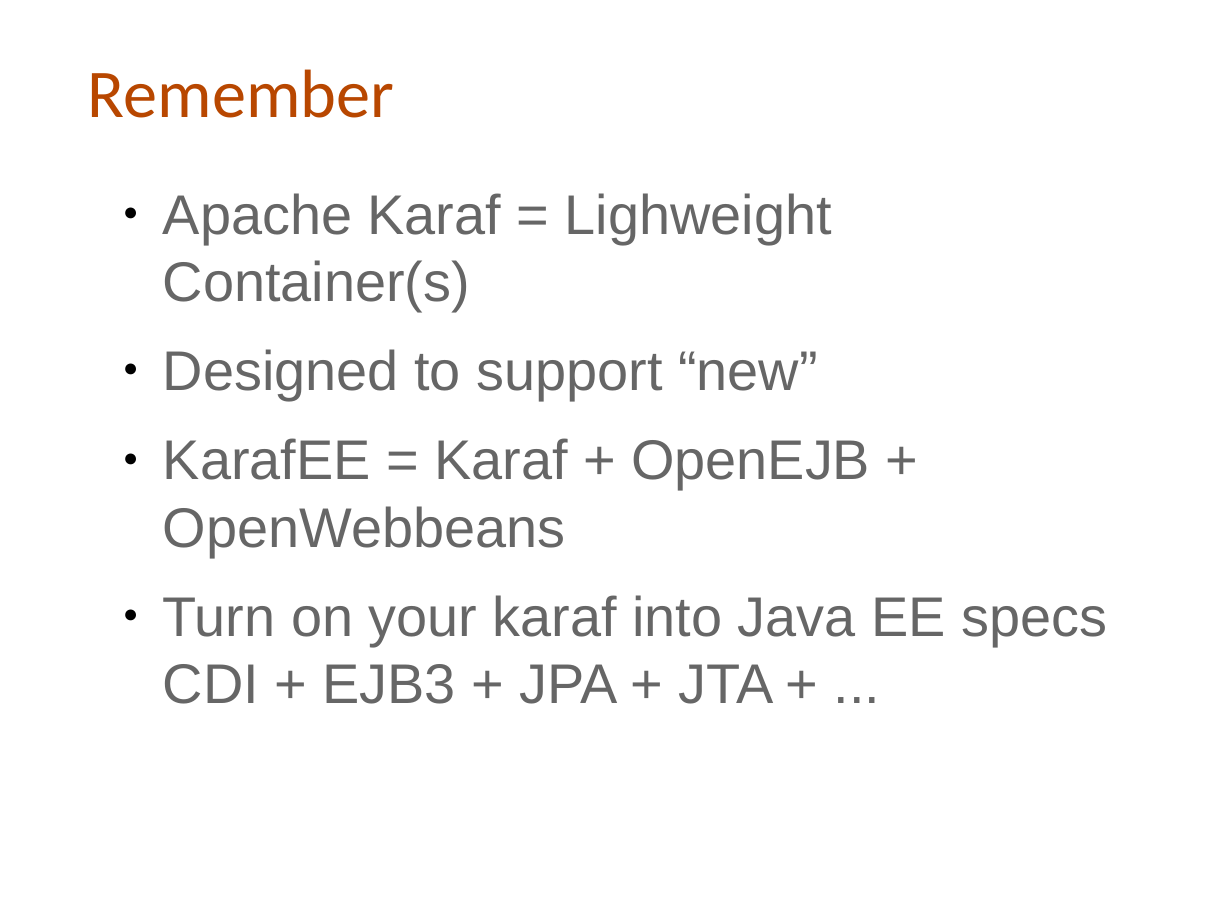
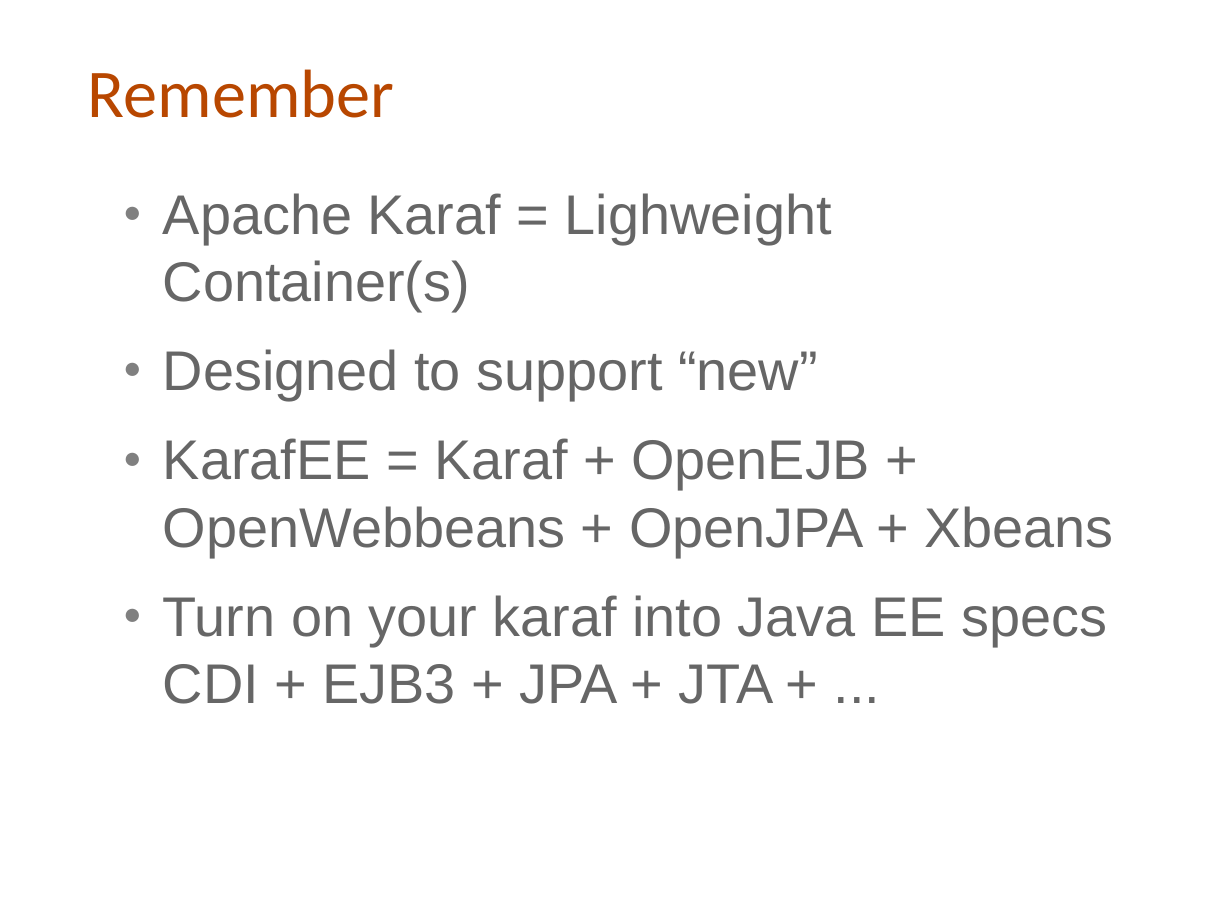
Before and after one commit to cmoulliard/apachecon-2012, a slide deck: slide 37 of karaf-ee-apachecon_eu_2012.odp (slide 35 before the commit). Drawn at 1232x924 pixels with LibreOffice and Linux fonts; fonts in the diff are those of the drawing; background and template pictures are left out. Boxes give left, top, right and bottom in pixels: in the first picture for what was removed or moved away, otherwise in the second. Text is boxed around its words. In the diff, an @@ line names an element or a change of style, - is before the commit and + after.

```diff
--- a/karaf-ee-apachecon_eu_2012.odp
+++ b/karaf-ee-apachecon_eu_2012.odp
@@ text at (163,193,1107,704): bullet colour #000000 to #808080 @@
@@ text at (163,438,1113,556): text changed @@
-● KarafEE = Karaf + OpenEJB + OpenWebbeans
+● KarafEE = Karaf + OpenEJB + OpenWebbeans + OpenJPA + Xbeans
```
Also in this commit, not shown: 27 other slides changed, 7 slides added, 5 slides removed.
